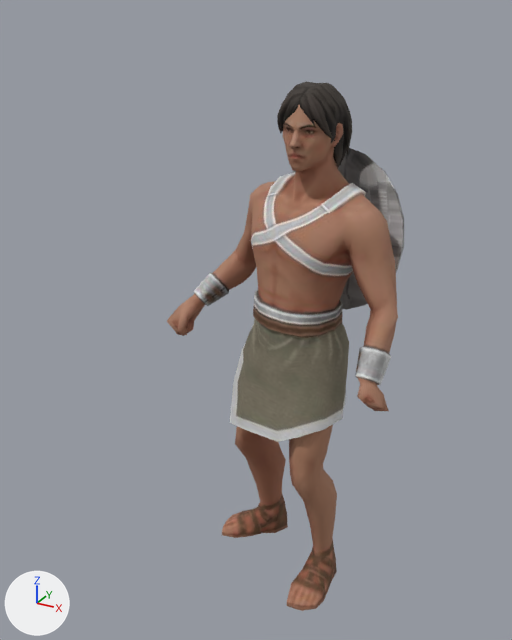
Two versions of the glTF model public/assets/unit-models/37-fanatic.glb, one commit apart.
One viewpoint serves both versions: a 50 mm camera at (1.09, -2.33, 2.29) aimed at (-0.13, -0.13, 1.19). The axes (+X, +Y, +Z) are drawn at lower left. The lights are the same throughout. The older version comes first. Vertices at exactly the same position are counted once.
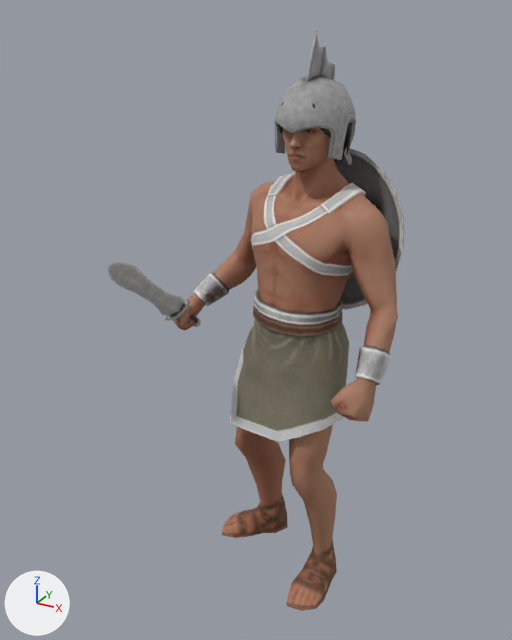
What changed in the scene script:
```text
Add mat_material_3:
    mat_material_3 = principled_material('Material_3')
    mat_material_3.texture = img_image_3
    mat_material_3.metallic = 0.05
    mat_material_3.roughness = 0.85
Change me_mesh_0:
    verts and faces of me_mesh_0; kept vertices keep their numbers, new ones are numbered from 1190
    remove me_mesh_0.from_pydata(...)  # 1190 vertices, 2287 faces; spans x -0.56..0.46, y -0.31..0.31, z 0.01..2.05
    add me_mesh_0.from_pydata(...)  # 1465 vertices, 2793 faces; spans x -0.57..0.43, y -0.56..0.31, z 0.01..2.22
    me_mesh_0 part 1: a new loose piece of 173 vertices spanning x -0.11..0.15, y -0.15..0.22, z 1.77..2.22, in mat_material_1 (picture img_image_1)
    me_mesh_0 part 2: a new loose piece of 102 vertices spanning x -0.53..-0.44, y -0.56..0.03, z 1.02..1.49, in mat_material_2 (picture img_image_2)
    me_mesh_0 part 3
    add for i in [339, 437, 566, 639, 683, 774, 915]: verts[i] += (0.0, 0.01, 0.01)
    add for i in [340, 341, 607, 671]: verts[i] += (0.0, 0.02, 0.02)
    add for i in [446, 582, 672, 673]: verts[i] += (-0.01, 0.02, 0.02)
    add for i in [447, 454, 805]: verts[i] += (-0.01, 0.01, 0.01)
    add verts[371] = (-0.48, -0.09, 1.16)  # moved
    add verts[638] = (-0.49, -0.01, 1.07)  # moved, pixel (195, 318)
    add verts[1005] = (-0.5, -0.1, 1.05)  # moved, pixel (181, 329)
    add verts[1019] = (-0.5, -0.07, 1.04)  # moved, pixel (184, 330)
    add verts[1007] = (-0.51, -0.04, 1.03)  # moved, pixel (187, 329)
    me_mesh_0 part 4
    add for i in [343, 583, 1004]: verts[i] += (-0.08, -0.08, -0.01)
    add verts[342] = (0.38, -0.31, 1.08)  # moved, pixel (360, 396)
    add verts[439] = (0.4, -0.28, 1.05)  # moved, pixel (369, 401)
    add verts[344] = (0.32, -0.33, 1.05)  # moved, pixel (341, 401)
    add verts[773] = (0.31, -0.29, 1.02)  # moved
    add verts[369] = (0.33, -0.31, 1.09)  # moved, pixel (347, 389)
    add verts[444] = (0.41, -0.24, 1.02)  # moved, pixel (373, 404)
    add verts[445] = (0.39, -0.34, 1.0)  # moved, pixel (359, 421)
    add verts[455] = (0.4, -0.28, 0.97)  # moved, pixel (368, 421)
    add verts[563] = (0.31, -0.3, 1.09)  # moved, pixel (342, 388)
    add verts[608] = (0.29, -0.34, 1.04)  # moved, pixel (332, 403)
    add verts[641] = (0.34, -0.27, 1.04)  # moved
    add verts[642] = (0.37, -0.24, 1.0)  # moved
    add verts[667] = (0.33, -0.27, 1.0)  # moved
    add verts[674] = (0.28, -0.32, 1.04)  # moved, pixel (330, 400)
    add verts[675] = (0.28, -0.3, 1.01)  # moved, pixel (334, 405)
    add verts[676] = (0.3, -0.29, 1.06)  # moved
    add verts[916] = (0.39, -0.26, 0.97)  # moved
    add verts[961] = (0.35, -0.25, 0.98)  # moved
    add verts[1008] = (0.36, -0.27, 0.96)  # moved, pixel (356, 420)
    add verts[1020] = (0.34, -0.29, 0.97)  # moved, pixel (349, 419)
    me_mesh_0 part 5: 160 faces spanning x -0.23..0.37, y 0.06..0.31, z 1.18..1.82 switch from mat_material_1 (picture img_image_1) to mat_material_3 (picture img_image_3)
    add me_mesh_0.materials.append(mat_material_2)  # picture img_image_2
```

Location of each change, [x1, y1, x2, y2] in pixels of the pictures (512 x 640 px; the box of a moved part takes in the faces that stretch with it):
'Mesh_0', reshaped (25% wider, 10% taller): before [167, 81, 404, 611]; after [108, 30, 404, 611]
part 1 of me_mesh_0, added: after [274, 30, 356, 165]
part 2 of me_mesh_0, added: after [108, 262, 201, 327]
part 3 of me_mesh_0, moved or reshaped: before [167, 294, 205, 336]; after [173, 294, 205, 331]
part 4 of me_mesh_0, moved or reshaped: before [357, 378, 389, 411]; after [330, 378, 376, 421]
part 5 of me_mesh_0, recoloured: [292, 148, 404, 310] in both
